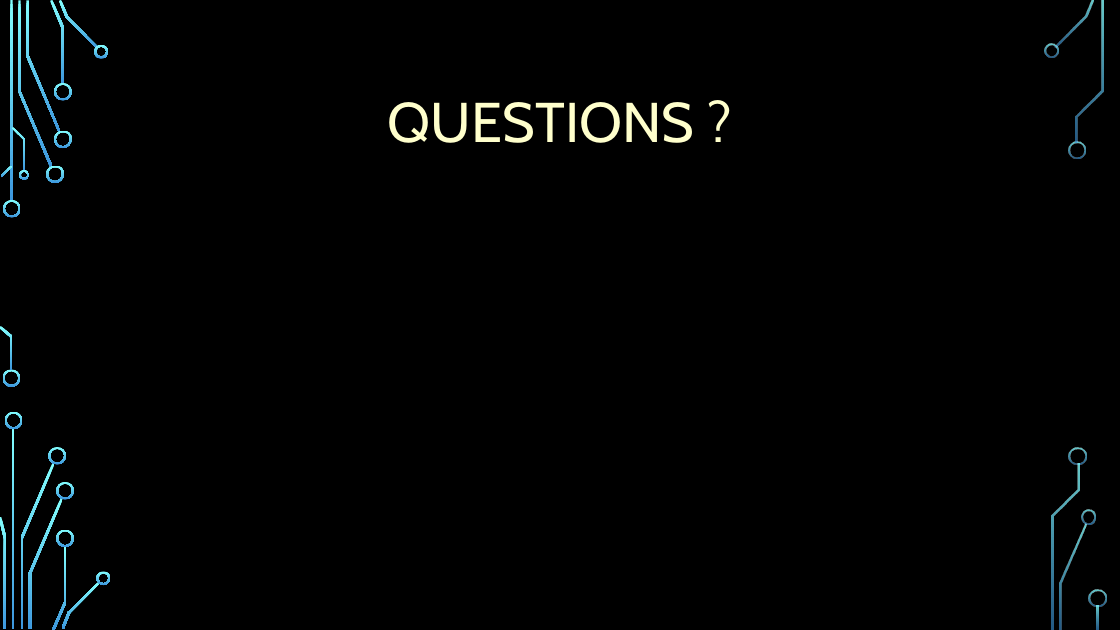
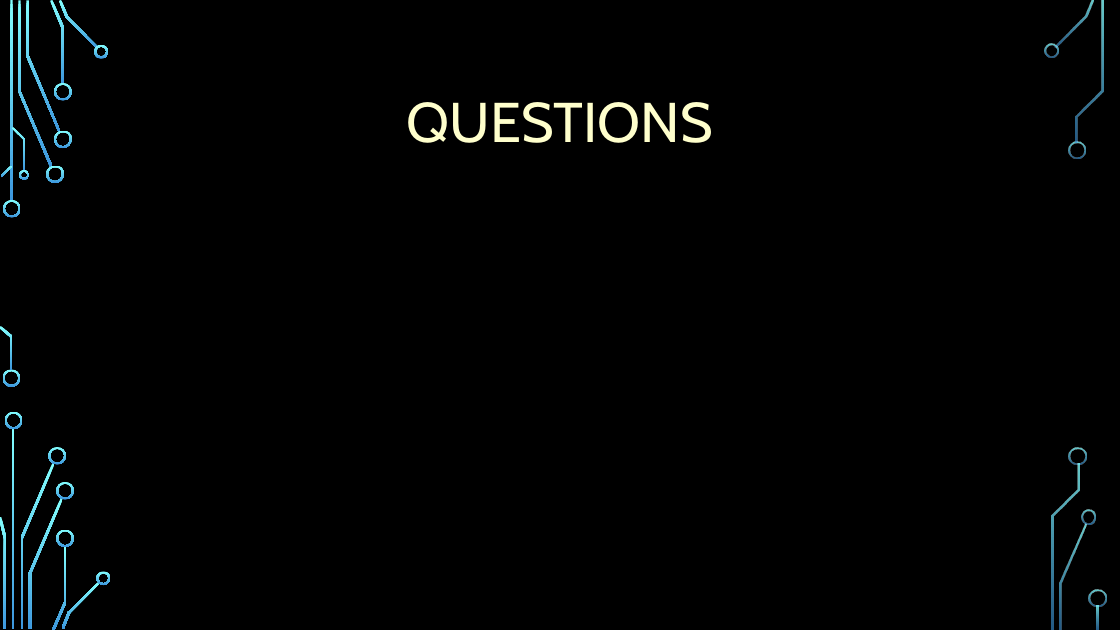
Before and after one commit to moerta/botuha, a slide deck: slide 6 of Présentation Projet libre duvert_b.pptx. Drawn at 1120x630 pixels with LibreOffice and Linux fonts; fonts in the diff are those of the drawing; background and template pictures are left out. Boxes give left, top, right and bottom in pixels: in the first picture for what was removed or moved away, otherwise in the second. Text is boxed around its words. In the diff, an @@ line names an element or a change of style, - is before the commit and + after.

```diff
--- a/Présentation Projet libre duvert_b.pptx
+++ b/Présentation Projet libre duvert_b.pptx
@@ title at <box>407,102,713,143</box>: text changed @@
-QUESTIONS ?
+QUESTIONS
```
